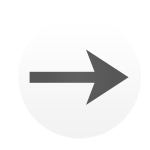
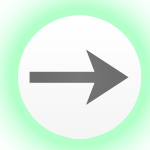
Comparing the layer stacks of the two 150 × 150 images. Changes:
added layer "Glow layer" over (18, 15, 141, 139)
